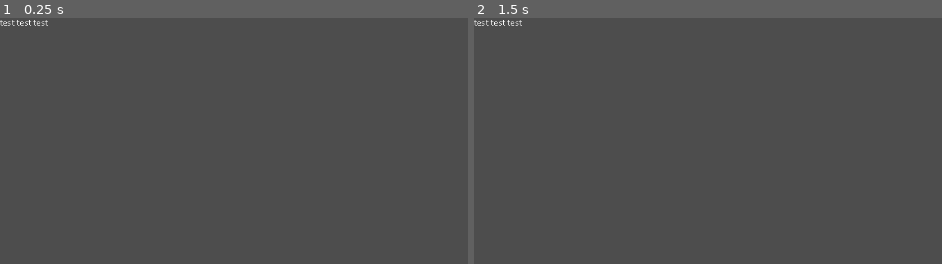
Above: before the commit, frames 1-2 (left to right).
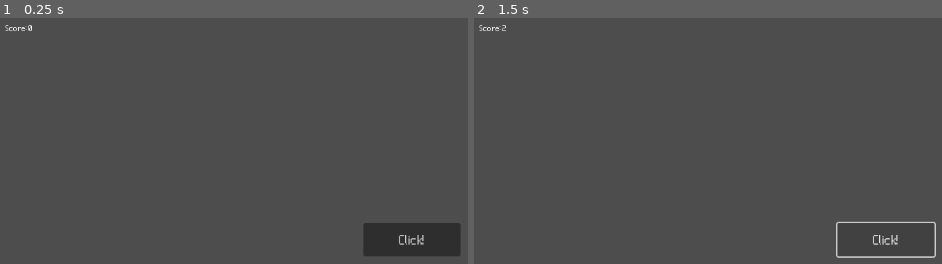
Above: after the commit, the same moments.

Repository: L0C8/gd-clicker
Game: Godot game, scene res://scenes/world.tscn
Same seed, same stepped clock (60 frames per second), same inputs: the game is played once before the commit and once after it. Before the commit the project has no main scene; this scene is started directly in both runs.
Inputs (mouse positions are in pixels of both pictures, inside the frame that each line leads up to):
- Up to frame 1 (0.25 s): no input
- Up to frame 2 (1.5 s): click (885, 239) at 0.5 s, where only the run after the commit has a clickable "Click!"; click (885, 239) at 1.25 s, where only the run after the commit has a clickable "Click!"

The runs differ from the first frame. In frame 1, 2.9% of the frame differs, in the area x 0-99%, y 0-97%; in frame 2, 0.7%.

Commit message:
added clicker and label

Diff:
--- a/assets/theme.tres
+++ b/assets/theme.tres
@@ -1,3 +1,7 @@
-[gd_resource type="Theme" format=3 uid="uid://bsktu8hdncp6h"]
+[gd_resource type="Theme" load_steps=2 format=3 uid="uid://bsktu8hdncp6h"]
+
+[ext_resource type="FontFile" uid="uid://eyd52h5lb42f" path="res://assets/ds-bios.ttf" id="1"]
 
 [resource]
+default_font = ExtResource("1")
+default_font_size = 24
--- /dev/null
+++ b/objects/game/game_button.tscn
@@ -0,0 +1,25 @@
+[gd_scene load_steps=2 format=3 uid="uid://ddge6bgatj8kt"]
+
+[ext_resource type="Theme" uid="uid://bsktu8hdncp6h" path="res://assets/theme.tres" id="1_kl7r7"]
+
+[node name="GameButton" type="Control"]
+layout_mode = 3
+anchors_preset = 15
+anchor_right = 1.0
+anchor_bottom = 1.0
+grow_horizontal = 2
+grow_vertical = 2
+
+[node name="Button" type="Button" parent="."]
+layout_mode = 2
+anchors_preset = 8
+anchor_left = 0.5
+anchor_top = 0.5
+anchor_right = 0.5
+anchor_bottom = 0.5
+offset_left = -70.0
+offset_top = -24.0
+offset_right = 70.0
+offset_bottom = 24.0
+theme = ExtResource("1_kl7r7")
+text = "Click!"
--- /dev/null
+++ b/objects/menu.tscn
@@ -0,0 +1,35 @@
+[gd_scene load_steps=2 format=3 uid="uid://c2kyi0ytqvquv"]
+
+[ext_resource type="Theme" uid="uid://bsktu8hdncp6h" path="res://assets/theme.tres" id="1"]
+
+[node name="Menu" type="Control"]
+layout_mode = 3
+anchors_preset = 15
+anchor_right = 1.0
+anchor_bottom = 1.0
+grow_horizontal = 2
+grow_vertical = 2
+theme = ExtResource("1")
+
+[node name="CenterContainer" type="CenterContainer" parent="."]
+layout_mode = 2
+anchors_preset = 15
+anchor_right = 1.0
+anchor_bottom = 1.0
+grow_horizontal = 2
+grow_vertical = 2
+
+[node name="VBoxContainer" type="VBoxContainer" parent="CenterContainer"]
+layout_mode = 2
+theme_override_constants/separation = 14
+alignment = 1
+
+[node name="PlayButton" type="Button" parent="CenterContainer/VBoxContainer"]
+layout_mode = 2
+text = "Play (placeholder)"
+size_flags_horizontal = 3
+
+[node name="SettingsButton" type="Button" parent="CenterContainer/VBoxContainer"]
+layout_mode = 2
+text = "Settings (placeholder)"
+size_flags_horizontal = 3
--- /dev/null
+++ b/objects/ui/ui_score.gd
@@ -0,0 +1,8 @@
+extends Control
+
+class_name UiScore
+
+@onready var label: Label = $Label
+
+func set_score(value: int) -> void:
+	label.text = "Score: %d" % value
--- /dev/null
+++ b/objects/ui/ui_score.tscn
@@ -0,0 +1,18 @@
+[gd_scene load_steps=2 format=3 uid="uid://ewvupg2yo2jt"]
+
+[ext_resource type="Script" uid="uid://b6vfsynqk45n7" path="res://objects/ui/ui_score.gd" id="1_ra2q6"]
+
+[node name="Ui_Score" type="Control"]
+layout_mode = 3
+anchors_preset = 15
+anchor_right = 1.0
+anchor_bottom = 1.0
+grow_horizontal = 2
+grow_vertical = 2
+script = ExtResource("1_ra2q6")
+
+[node name="Label" type="Label" parent="."]
+layout_mode = 0
+offset_right = 87.0
+offset_bottom = 97.0
+text = "Score:"
--- a/project.godot
+++ b/project.godot
@@ -11,6 +11,7 @@
 [application]
 
 config/name="gd-clicker"
+run/main_scene="uid://dow8jn0x0vq58"
 config/features=PackedStringArray("4.5", "GL Compatibility")
 config/icon="res://icon.svg"
 
--- /dev/null
+++ b/scenes/world.gd
@@ -0,0 +1,17 @@
+extends Node2D
+
+@onready var main_button: Button = $GameButton/Button
+@onready var score_display: UiScore = $Ui_Score
+
+var score: int = 0
+
+func _ready() -> void:
+	main_button.pressed.connect(_on_main_button_pressed)
+	_update_score_ui()
+
+func _on_main_button_pressed() -> void:
+	score += 1
+	_update_score_ui()
+
+func _update_score_ui() -> void:
+	score_display.set_score(score)
--- a/scenes/world.tscn
+++ b/scenes/world.tscn
@@ -1,8 +1,20 @@
-[gd_scene format=3 uid="uid://dow8jn0x0vq58"]
+[gd_scene load_steps=4 format=3 uid="uid://dow8jn0x0vq58"]
 
-[node name="Node2D" type="Node2D"]
+[ext_resource type="PackedScene" uid="uid://ddge6bgatj8kt" path="res://objects/game/game_button.tscn" id="1"]
+[ext_resource type="PackedScene" uid="uid://ewvupg2yo2jt" path="res://objects/ui/ui_score.tscn" id="2"]
+[ext_resource type="Script" uid="uid://c5vnbg0062r8n" path="res://scenes/world.gd" id="3"]
 
-[node name="Label" type="Label" parent="."]
-offset_right = 40.0
-offset_bottom = 23.0
-text = "test test test"
+[node name="Root" type="Node2D"]
+script = ExtResource("3")
+
+[node name="GameButton" parent="." instance=ExtResource("1")]
+offset_left = 592.0
+offset_top = 320.0
+offset_right = 595.42004
+offset_bottom = 320.0
+
+[node name="Ui_Score" parent="." instance=ExtResource("2")]
+offset_left = 8.0
+offset_top = 8.0
+offset_right = 8.0
+offset_bottom = 8.0
Not shown, added: objects/ui/ui_score.gd.uid
Not shown, added: scenes/world.gd.uid
